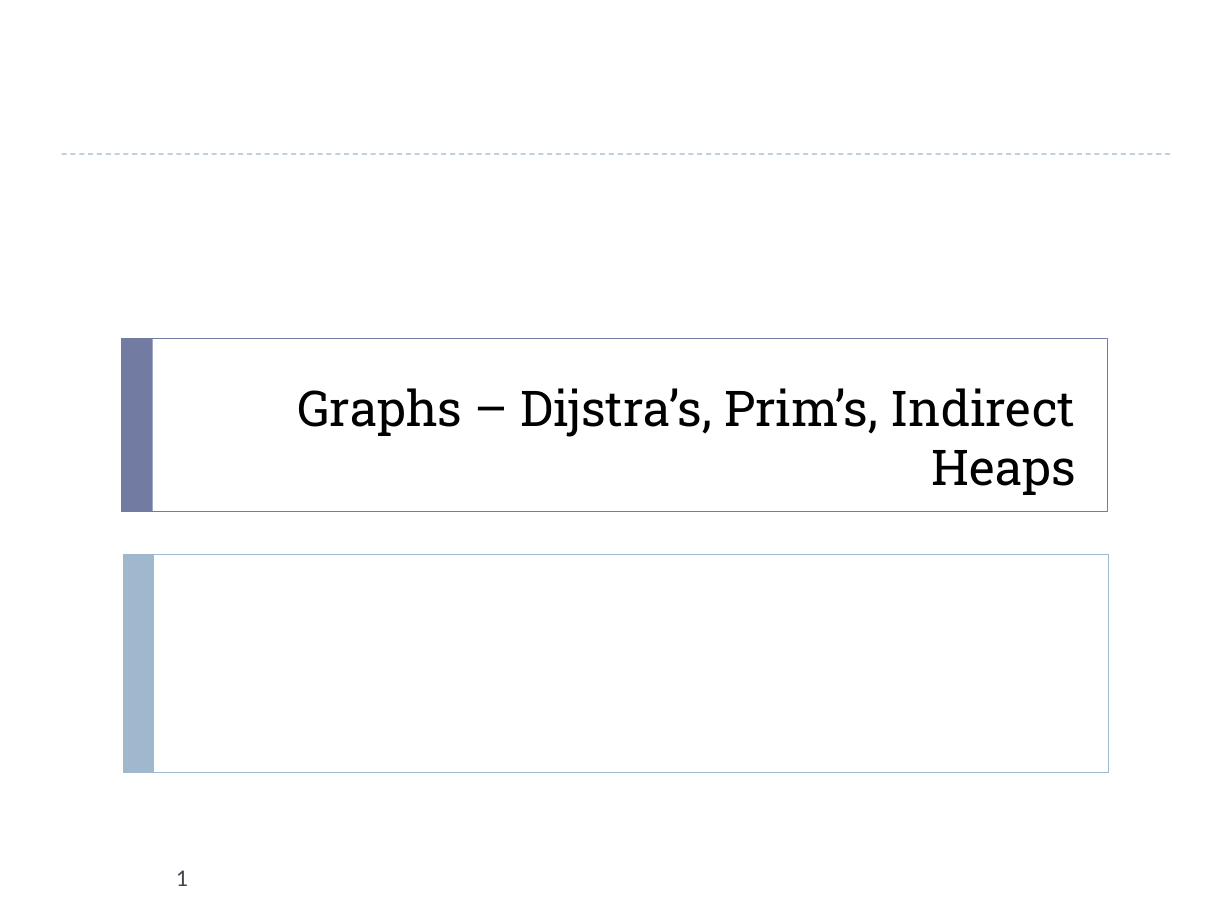
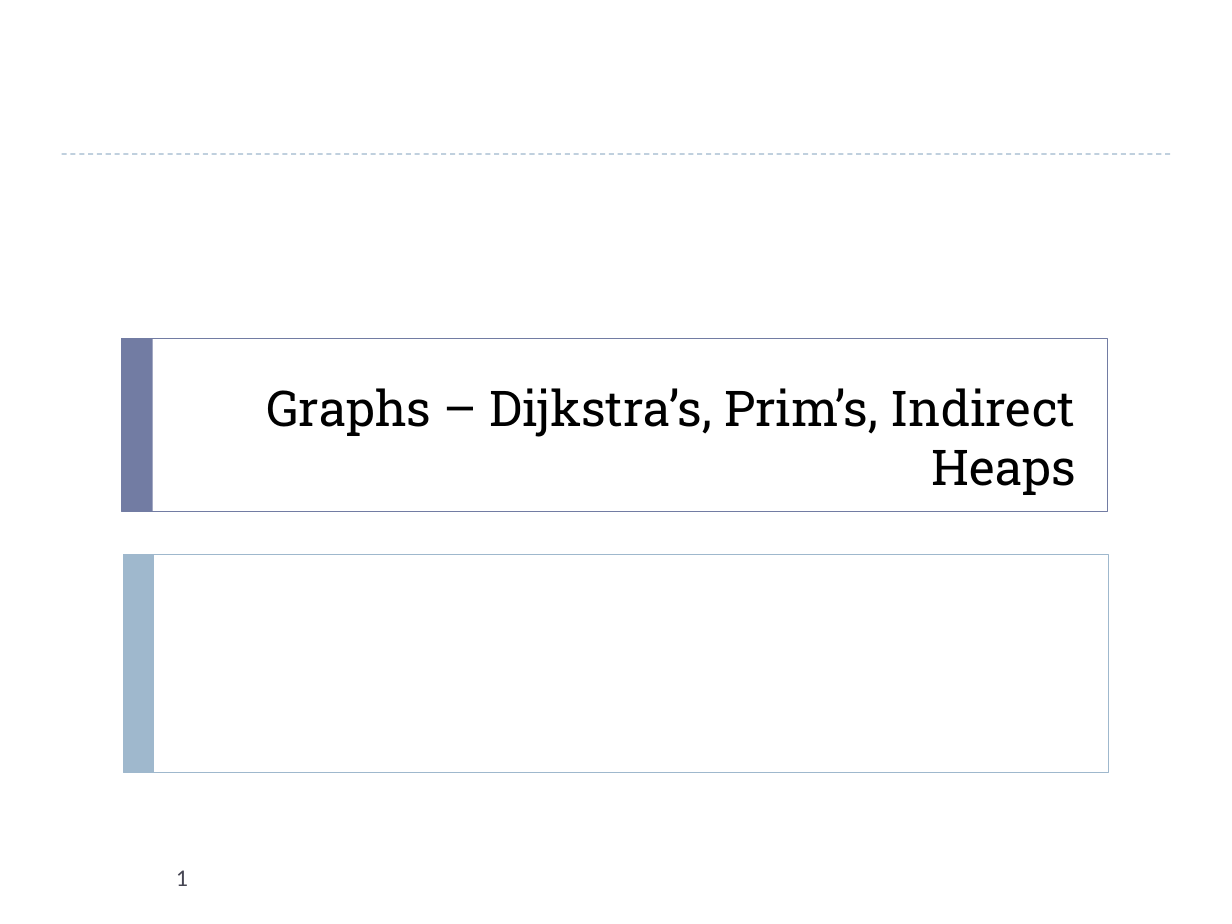
Before and after one commit to uva-cs/cs4102-f21, a slide deck: slide 1 of slides/dijkstraAndPrim.pptx. Drawn at 1232x924 pixels with LibreOffice and Linux fonts; fonts in the diff are those of the drawing. Boxes give left, top, right and bottom in pixels: in the first picture for what was removed or moved away, otherwise in the second. Text is boxed around its words. In the diff, an @@ line names an element or a change of style, - is before the commit and + after.

```diff
--- a/slides/dijkstraAndPrim.pptx
+++ b/slides/dijkstraAndPrim.pptx
@@ title at (267, 388, 1076, 495): text changed @@
-Graphs – Dijstra’s, Prim’s, Indirect Heaps
+Graphs – Dijkstra’s, Prim’s, Indirect Heaps
```
Also in this commit, not shown: 1 other slide changed, 2 other files.
